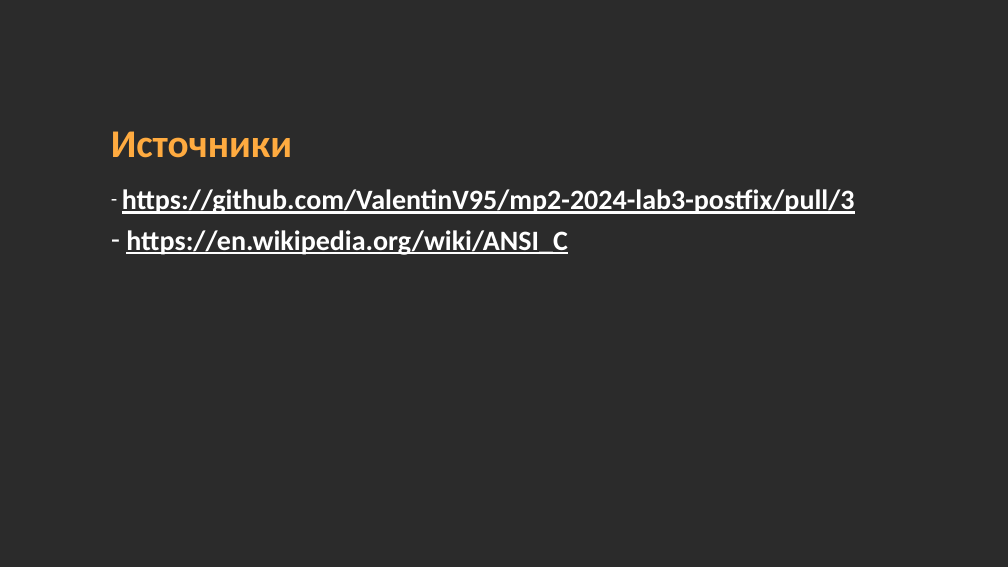
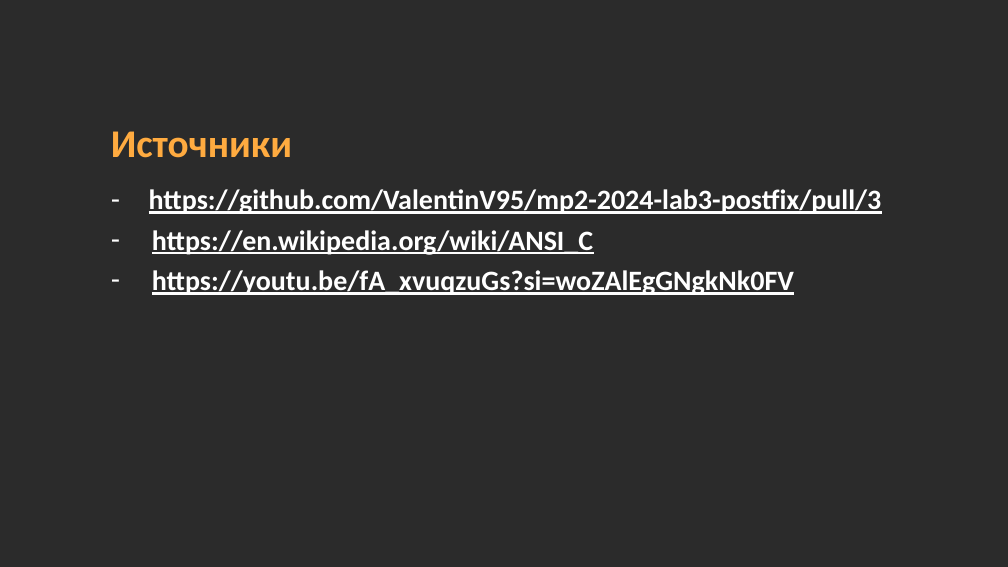
Before and after one commit to midnsun/mp2-2024-lab7-interpretator, a slide deck: slide 16 of Презентация_лабораторная_Интерпретатор_Загрядсков_Максим_Болтенков_Станислав_3823Б1ПМ1_1.pptx (slide 12 before the commit). Drawn at 1008x567 pixels with LibreOffice and Linux fonts; fonts in the diff are those of the drawing; background and template pictures are left out; a plain dark background stands for a picture behind light text. Boxes give left, top, right and bottom in pixels: in the first picture for what was removed or moved away, otherwise in the second. Text is boxed around its words. In the diff, an @@ line names an element or a change of style, - is before the commit and + after.

Commit message:
Presentation

```diff
--- a/Презентация_лабораторная_Интерпретатор_Загрядсков_Максим_Болтенков_Станислав_3823Б1ПМ1_1.pptx
+++ b/Презентация_лабораторная_Интерпретатор_Загрядсков_Максим_Болтенков_Станислав_3823Б1ПМ1_1.pptx
@@ text at bbox=[149, 189, 882, 214]: indent changed @@
@@ text at bbox=[152, 270, 794, 295]: paragraph added @@
+– https://youtu.be/fA_xvuqzuGs?si=woZAlEgGNgkNk0FV
```
Also in this commit, not shown: 2 other slides changed, 4 slides added, 1 other file.
